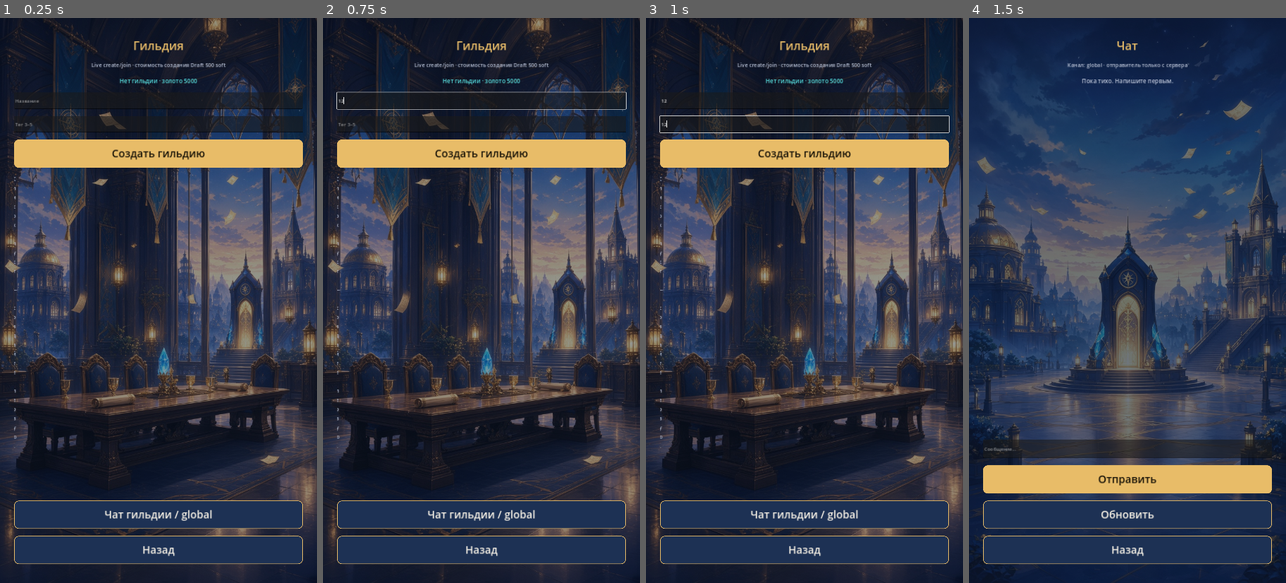
Above: before the commit, frames 1-4 (left to right).
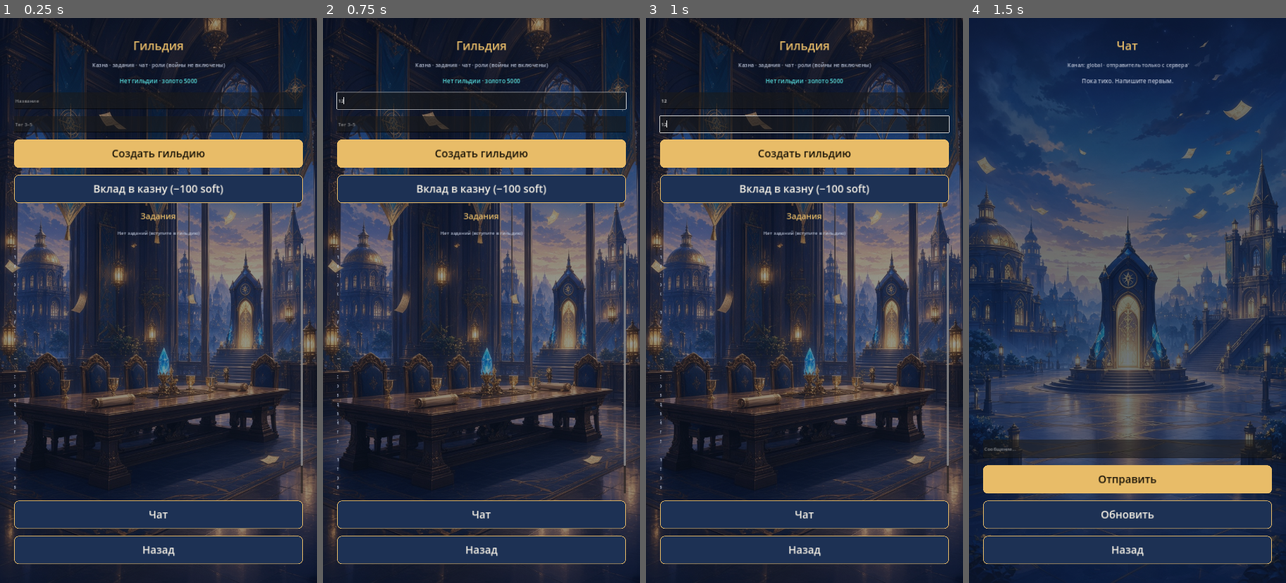
Above: after the commit, the same moments.

Repository: maillunex-lang/SarcasmAfk
Game: Godot game, scene res://scenes/guild/guild.tscn
Two runs of this game, one before a commit and one after it. Both use one fixed random seed, a clock stepped at 60 frames per second and the inputs below. This scene is started directly instead of the project's main scene.
Inputs (mouse positions are in pixels of both pictures, inside the frame that each line leads up to):
- Up to frame 1 (0.25 s): no input
- Up to frame 2 (0.75 s): click (481, 102) at 0.52 s; type "12" at 0.6 s
- Up to frame 3 (1 s): click (804, 125) at 0.75 s; type "12" at 0.83 s
- Up to frame 4 (1.5 s): click (1127, 515) at 1.25 s, where only the run before the commit has a clickable "Чат гильдии / global"

The runs differ from the first frame. In frame 1, 4.8% of the frame differs, in the area x 4-96%, y 7-89%; in frame 2, 4.8%; in frame 3, 4.8%; in frame 4, nothing differs.

Commit message:
Online P3: chat moderation admin and guild quests/vault
Add admin mute/delete/reports for chat, guild daily quests with vault
donations and member contribution board. Migration 005 reserves empty
boss/war hooks without implementing wars.

Co-authored-by: maillunex-lang <maillunex-lang@users.noreply.github.com>

Diff:
--- a/client/scripts/ui/guild_screen.gd
+++ b/client/scripts/ui/guild_screen.gd
@@ -3,6 +3,7 @@
 var _name_in: LineEdit
 var _tag_in: LineEdit
 var _status: Label
+var _quests_box: VBoxContainer
 
 
 func _ready() -> void:
@@ -16,7 +17,7 @@
 	var vbox := _make_root_vbox(Color(0, 0, 0, 0))
 	vbox.add_child(DesignTokens.make_label("Гильдия", 40, DesignTokens.COLOR_ACCENT_GOLD))
 	vbox.add_child(DesignTokens.make_label(
-		"Live create/join · стоимость создания Draft %d soft" % 500,
+		"Казна · задания · чат · роли (войны не включены)",
 		18,
 		DesignTokens.COLOR_TEXT_MUTED
 	))
@@ -36,6 +37,19 @@
 	create_btn.pressed.connect(_on_create)
 	vbox.add_child(create_btn)
 
+	var donate := DesignTokens.make_button("Вклад в казну (−100 soft)", false)
+	donate.pressed.connect(func() -> void:
+		GameState.api.guild_action("donate", {"amount": 100})
+		GameState.soft_currency = max(0, GameState.soft_currency - 100)
+		GameState.save_game()
+		_reload()
+	)
+	vbox.add_child(donate)
+
+	vbox.add_child(DesignTokens.make_label("Задания", 28, DesignTokens.COLOR_ACCENT_GOLD))
+	_quests_box = VBoxContainer.new()
+	vbox.add_child(_quests_box)
+
 	var scroll := ScrollContainer.new()
 	scroll.size_flags_vertical = Control.SIZE_EXPAND_FILL
 	vbox.add_child(scroll)
@@ -43,7 +57,7 @@
 	list.name = "GuildList"
 	scroll.add_child(list)
 
-	var chat := DesignTokens.make_button("Чат гильдии / global", false)
+	var chat := DesignTokens.make_button("Чат", false)
 	chat.pressed.connect(func() -> void: SceneNav.to_chat(get_tree()))
 	vbox.add_child(chat)
 	var back := DesignTokens.make_button("Назад", false)
@@ -59,16 +73,48 @@
 		return
 	for c in list.get_children():
 		c.queue_free()
+	for c in _quests_box.get_children():
+		c.queue_free()
 	var res: Dictionary = GameState.api.get_guild()
 	var mine = res.get("guild", null)
 	if typeof(mine) == TYPE_DICTIONARY and mine != null:
-		_status.text = "Вы в: [%s] %s · роль %s" % [
-			str(mine.get("tag", "")), str(mine.get("name", "")), str(res.get("role", ""))
+		_status.text = "[%s] %s · lvl %s · казна %s · роль %s" % [
+			str(mine.get("tag", "")),
+			str(mine.get("name", "")),
+			str(mine.get("level", 1)),
+			str(mine.get("vault_soft", 0)),
+			str(res.get("role", "")),
 		]
 	else:
 		_status.text = "Нет гильдии · золото %d" % GameState.soft_currency
+
+	var quests: Array = res.get("quests", [])
+	if quests.is_empty():
+		_quests_box.add_child(DesignTokens.make_label("Нет заданий (вступите в гильдию)", 16, DesignTokens.COLOR_TEXT_MUTED))
+	for q in quests:
+		if typeof(q) != TYPE_DICTIONARY:
+			continue
+		var done := "✓" if bool(q.get("completed", false)) else "%s/%s" % [q.get("progress", 0), q.get("target", 0)]
+		_quests_box.add_child(DesignTokens.make_label(
+			"%s · %s" % [str(q.get("title", "")), done],
+			16,
+			DesignTokens.COLOR_TEXT_IVORY
+		))
+
+	var board: Array = res.get("board", [])
+	if not board.is_empty():
+		list.add_child(DesignTokens.make_label("Таблица участников", 20, DesignTokens.COLOR_ACCENT_GOLD))
+		for m in board:
+			if typeof(m) != TYPE_DICTIONARY:
+				continue
+			list.add_child(DesignTokens.make_label(
+				"%s · %s · вклад %s" % [m.get("account_id", ""), m.get("role", ""), m.get("contrib_xp", 0)],
+				16,
+				DesignTokens.COLOR_TEXT_MUTED
+			))
+
 	var guilds: Array = res.get("list", [])
-	if guilds.is_empty():
+	if guilds.is_empty() and (typeof(mine) != TYPE_DICTIONARY or mine == null):
 		list.add_child(DesignTokens.make_label("Список пуст — создайте первую.", 18, DesignTokens.COLOR_TEXT_MUTED))
 		return
 	for g in guilds:
Not shown, changed: docs/ROAD.md
Not shown, changed: docs/STATUS.md
Not shown, changed: docs/TASK_QUEUE.md
Not shown, added: server/internal/httpapi/admin_moderation.go
Not shown, added: server/internal/httpapi/admin_moderation_test.go
Not shown, changed: server/internal/httpapi/online.go
Not shown, changed: server/internal/httpapi/server.go
Not shown, changed: server/internal/store/chat.go
Not shown, changed: server/internal/store/guild.go
Not shown, added: server/internal/store/guild_quests_test.go
Not shown, added: server/migrations/005_guild_quests_vault.sql
